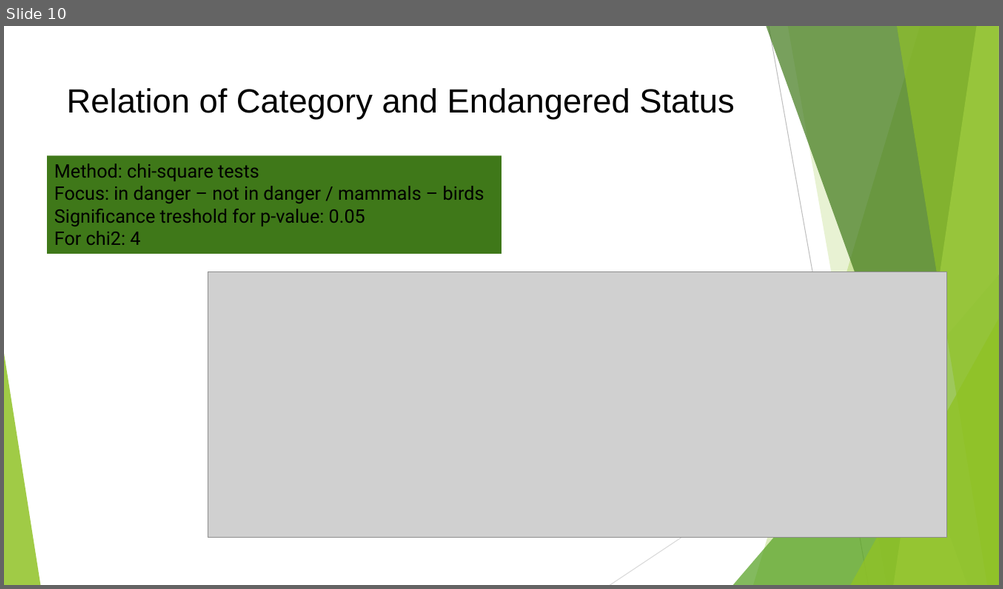
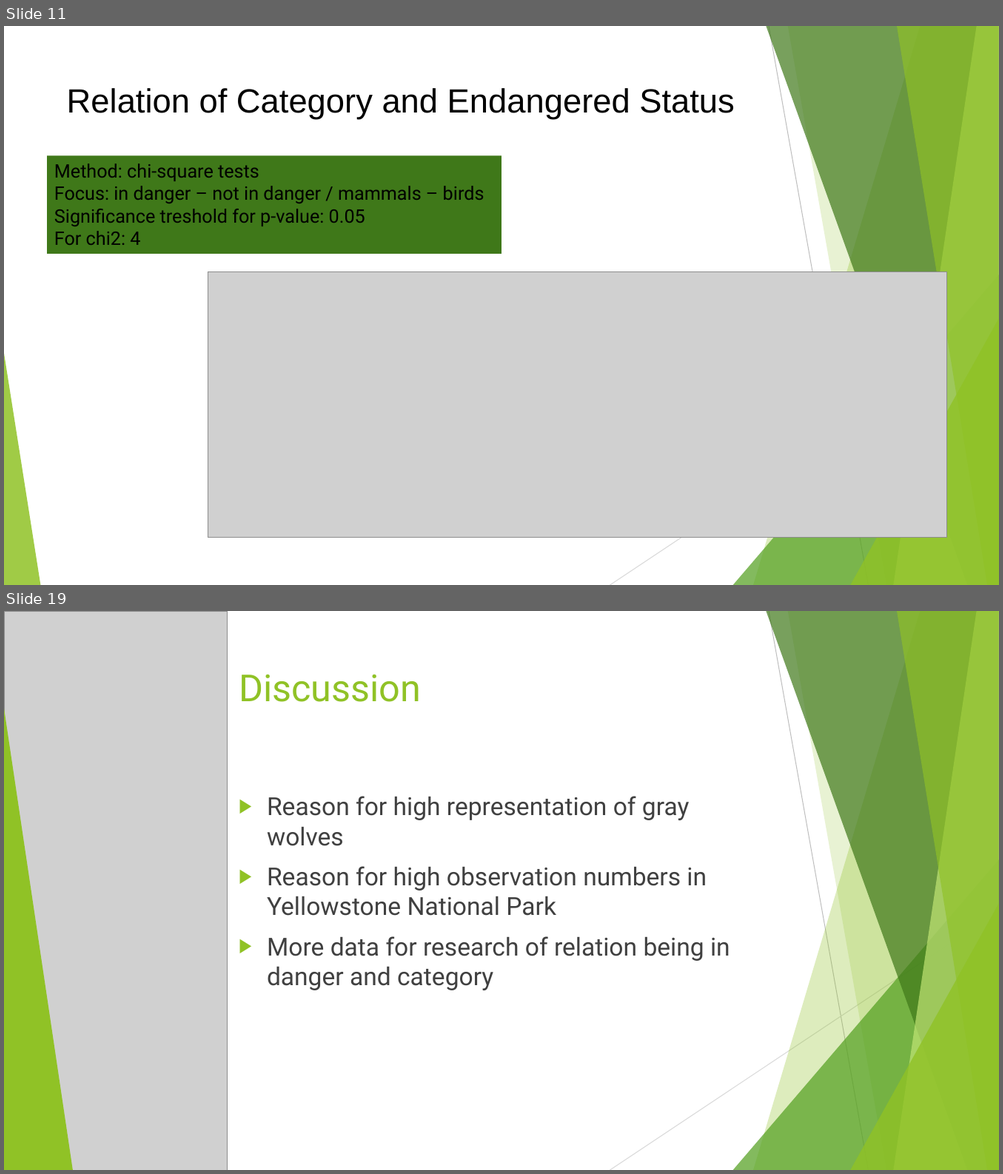
Before and after one commit to kgveronka/biodiversity, a slide deck: Biodiversity in National Parks.pptx. Shown one above the other, each under a label of ours: slide 10 before the commit, slides 11 and 19 after it; the slides between them are not shown. The pictures are 1003x589 and 1003x1174 pixels, drawn with LibreOffice and Linux fonts; fonts in the diff are those of the drawing; grey boxes stand for pictures. Boxes give left, top, right and bottom in pixels: in the first picture for what was removed or moved away, otherwise in the second. Text is boxed around its words. In the diff, an @@ line names an element or a change of style, - is before the commit and + after.

Commit message:
Update Biodiversity in National Parks.pptx
update slides

```diff
--- a/Biodiversity in National Parks.pptx
+++ b/Biodiversity in National Parks.pptx
@@ slide 19 added at (x1=4, y1=611, x2=999, y2=1170), background #FFFFFF; not listed: 10 template elements that a slide beside it also shows @@
@@ picture added at (x1=4, y1=611, x2=227, y2=1170) @@
@@ title added at (x1=239, y1=674, x2=421, y2=702), 36 pt, text #90C226 @@
+Discussion
@@ triangle added at (x1=4, y1=708, x2=73, y2=1170), fill #90C226 @@
@@ text added at (x1=267, y1=796, x2=730, y2=991), 24 pt, text #404040 @@
+▶ Reason for high representation of gray wolves
+▶ Reason for high observation numbers in Yellowstone National Park
+▶ More data for research of relation being in danger and category
@@ what was slide 10 is now slide 11 @@
```
Also in this commit, not shown: 14 slides changed, 6 other slides added, 4 slides removed.
